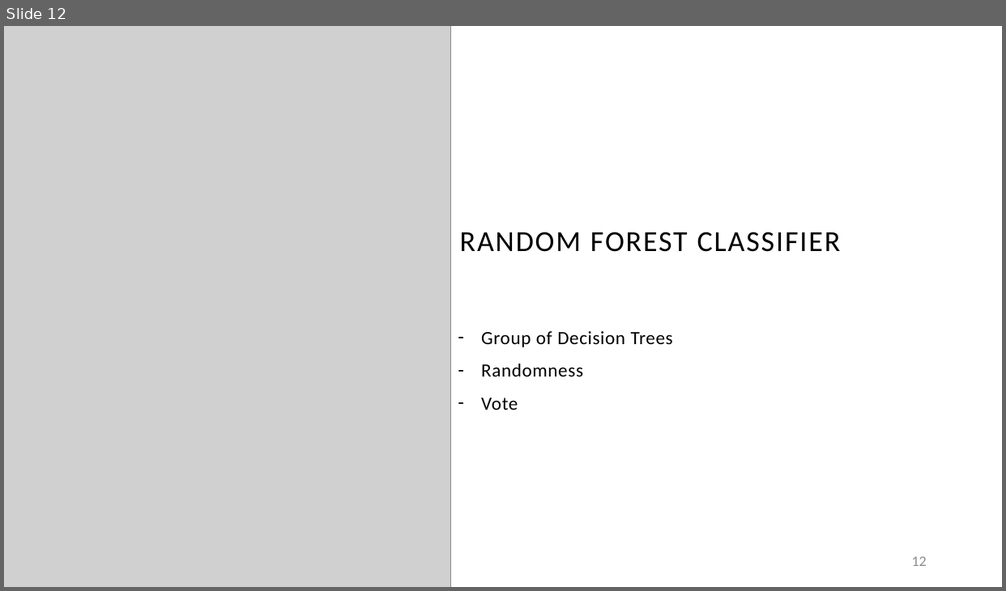
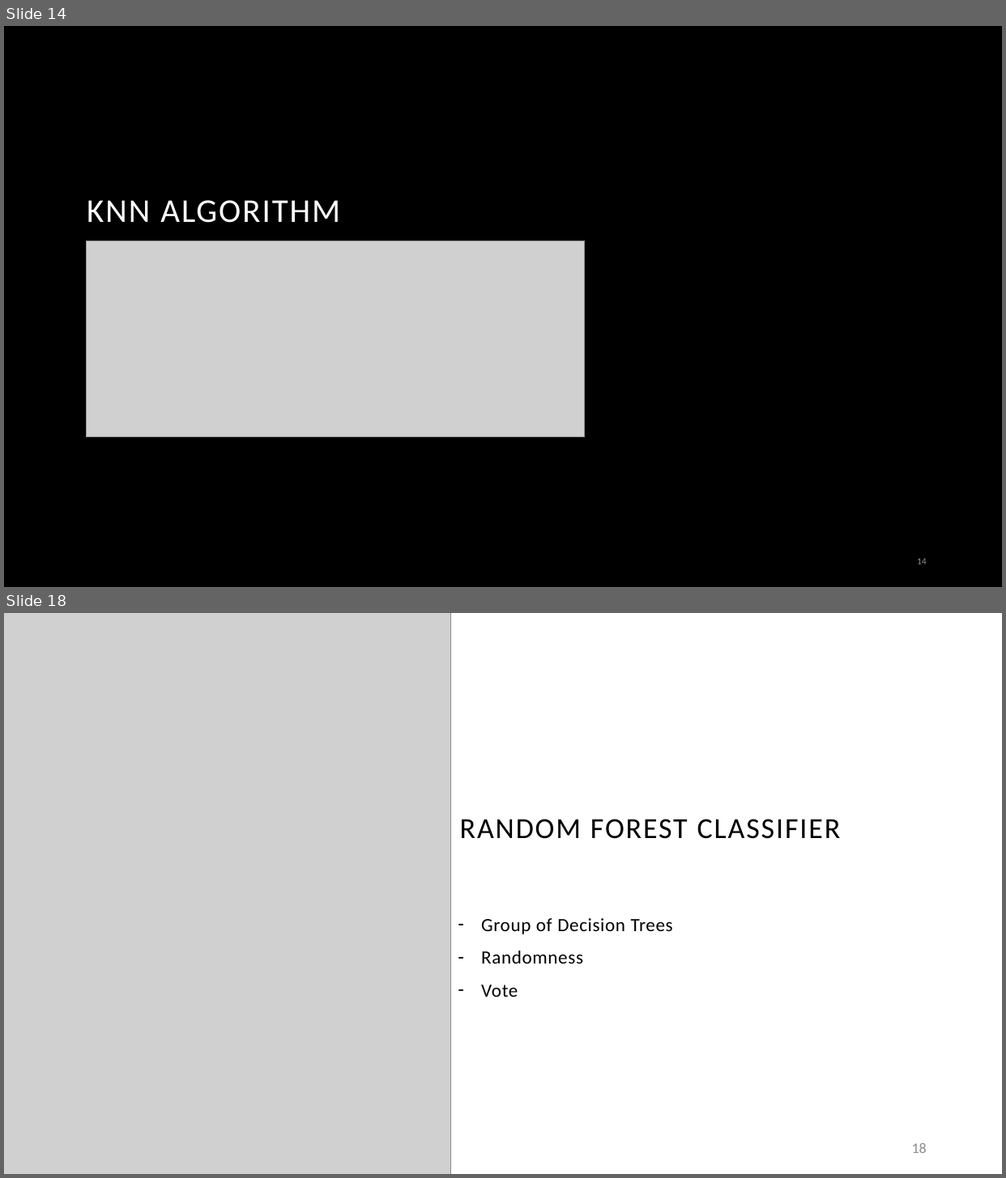
Before and after one commit to Hugo-Leyx-valade/projet-ML, a slide deck: Spotiflop_ML.pptx. Shown one above the other, each under a label of ours: slide 12 before the commit, slides 14 and 18 after it; the slides between them are not shown. The pictures are 1006x591 and 1006x1178 pixels, drawn with LibreOffice and Linux fonts; fonts in the diff are those of the drawing; grey boxes stand for pictures; background and template pictures are left out. Boxes give left, top, right and bottom in pixels: in the first picture for what was removed or moved away, otherwise in the second. Text is boxed around its words. In the diff, an @@ line names an element or a change of style, - is before the commit and + after.

```diff
--- a/Spotiflop_ML.pptx
+++ b/Spotiflop_ML.pptx
@@ slide 14 added at <box>4,26,1002,587</box>, background #000000 @@
@@ text added at <box>87,200,340,223</box>, 32 pt, text #FFFFFF @@
+KNN ALGORITHM
@@ picture added at <box>87,241,585,437</box> @@
@@ page number added at <box>917,558,927,565</box>, 9 pt, text #8C8C8C @@
+14
@@ what was slide 12 is now slide 18 @@
@@ page number at <box>912,1144,927,1153</box>: text changed @@
-12
+18
```
Also in this commit, not shown: 1 slide changed, 6 other slides added, 1 slide removed.
